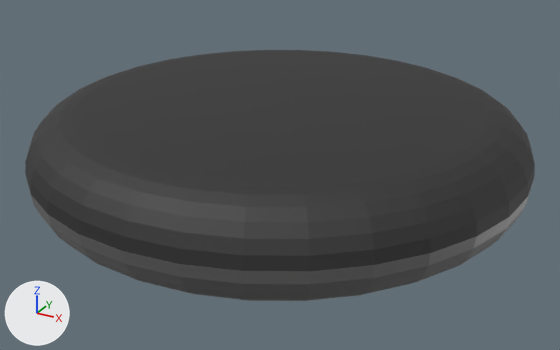
A saved change to the glTF model Models/Stone/Stone.gltf.
Camera for both pictures: a 50 mm camera at (0.572, -1.04, 0.469) aimed at (0.009, -0.017, -0.043). Every picture has the same lights, and +X, +Y and +Z are marked at lower left. Vertices at the same position are counted once.

Names of what the first picture shows: 'Stone'.
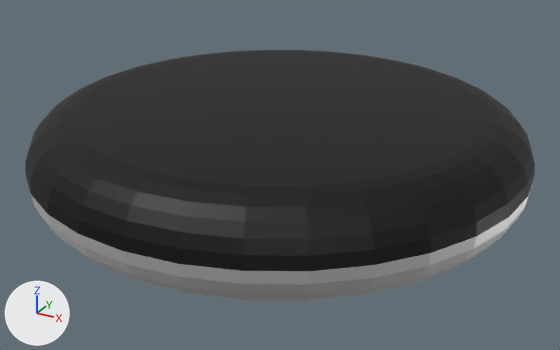
The newer file is also turned or shifted as a whole; pictures and numbers use the older file's frame.

Pixel boxes (x1, y1, x2, y2) of what changed, in the pictures (560 x 350 px):
part 1 of me_cylinder, recoloured
    both: (31, 176, 535, 301)
part 2 of me_cylinder, recoloured
    both: (25, 50, 535, 271)

The change, as a list of edits to the scene's bpy script:
```text
Add mat_stonelight_001:
    mat_stonelight_001 = principled_material('stoneLight.001')
    mat_stonelight_001.base_color = (1.0, 1.0, 1.0)  # white #ffffff
    mat_stonelight_001.metallic = 1.0
Add mat_stonedark_001:
    mat_stonedark_001 = principled_material('stoneDark.001')
    mat_stonedark_001.base_color = (0.0369, 0.0369, 0.0369)  # black #363636
    mat_stonedark_001.metallic = 1.0
Change me_cylinder:
    where me_cylinder.from_pydata(...)  # 416 vertices, 828 faces; spans x -0.4..0.4, y -0.4..0.4, z -0.075..0.075
    used by ob_stone; location = (0.0, 0.0, 0.0)
    me_cylinder part 1: all 414 faces that had it switch from mat_stonelight (grey #9d9d9d) to mat_stonelight_001 (white #ffffff)
    me_cylinder part 2: all 414 faces that had it switch from mat_stonedark (dark grey #565656) to mat_stonedark_001 (black #363636)
```
